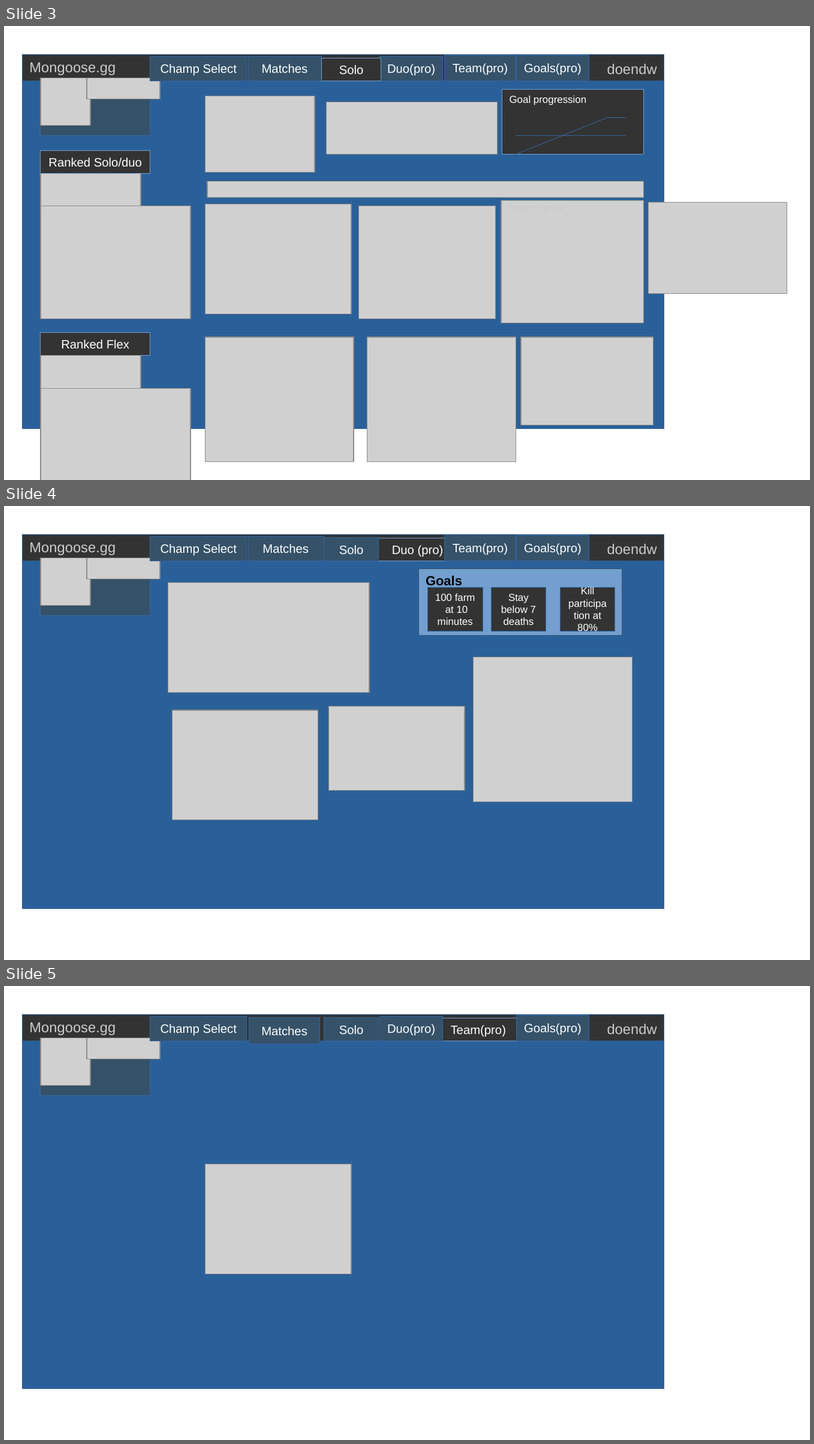
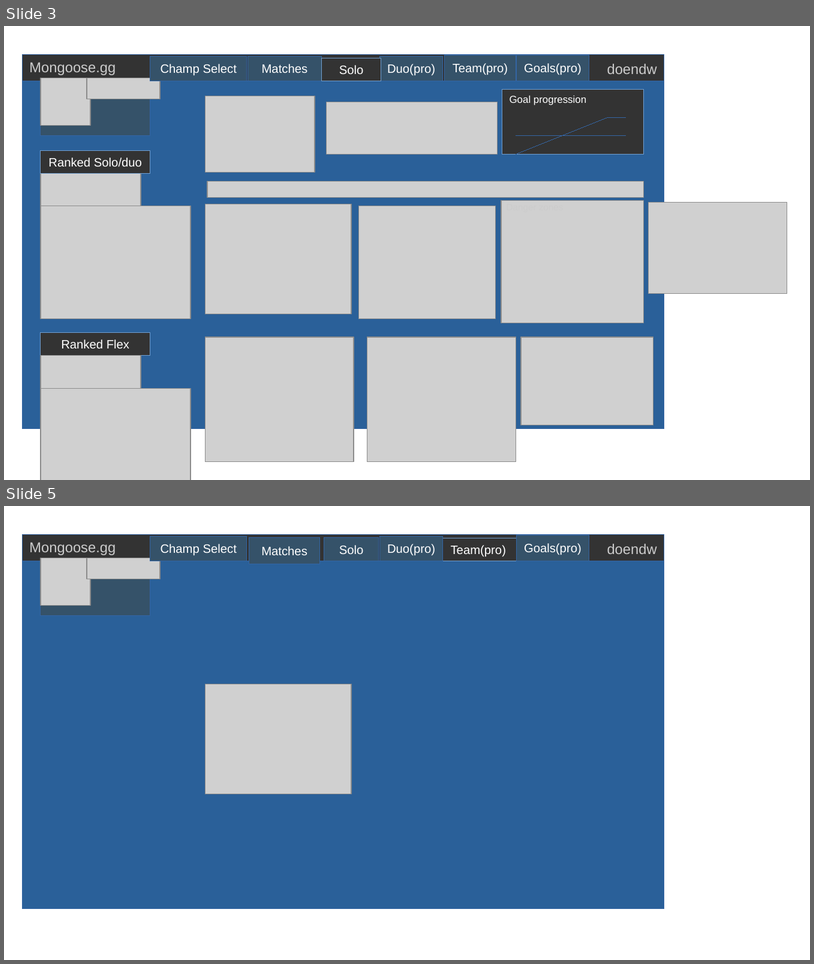
Before and after one commit to mongoose84/lolStatistics, a slide deck: docs/gui_playground.odp. Shown one above the other, each under a label of ours: slides 3, 4 and 5 before the commit, slides 3 and 5 after it; the slides between them are not shown. The pictures are 814x1444 and 814x964 pixels, drawn with LibreOffice and Linux fonts; fonts in the diff are those of the drawing; grey boxes stand for pictures. Boxes give left, top, right and bottom in pixels: in the first picture for what was removed or moved away, otherwise in the second. Text is boxed around its words. In the diff, an @@ line names an element or a change of style, - is before the commit and + after.

```diff
--- a/docs/gui_playground.odp
+++ b/docs/gui_playground.odp
@@ slide 4 removed at <box>4,506,810,960</box>, background #FFFFFF @@
@@ rectangle removed at <box>22,535,664,561</box> @@
@@ rectangle removed at <box>150,536,247,561</box> @@
-Champ Select
@@ rectangle removed at <box>248,536,324,561</box> @@
-Matches
@@ rectangle removed at <box>324,538,380,561</box> @@
-Solo
@@ rectangle removed at <box>377,538,458,561</box> @@
-Duo (pro)
@@ rectangle removed at <box>445,535,516,561</box> @@
-Team(pro)
@@ rectangle removed at <box>517,535,590,561</box> @@
-Goals(pro)
@@ text removed at <box>29,542,116,555</box> @@
-Mongoose.gg
@@ picture removed at <box>41,558,90,605</box> @@
@@ picture removed at <box>87,558,160,579</box> @@
@@ text removed at <box>608,544,657,554</box> @@
-doendw
@@ rectangle removed at <box>22,561,664,909</box> @@
@@ rectangle removed at <box>41,561,150,616</box> @@
@@ rectangle removed at <box>419,568,623,635</box> @@
-Goals
@@ picture removed at <box>168,583,369,693</box> @@
@@ rectangle removed at <box>428,587,483,631</box> @@
-100 farm at 10 minutes
@@ rectangle removed at <box>491,587,546,631</box> @@
-Stay below 7 deaths
@@ rectangle removed at <box>561,587,616,631</box> @@
-Kill participation at 80%
@@ picture removed at <box>474,657,633,802</box> @@
@@ picture removed at <box>173,710,318,820</box> @@
@@ picture removed at <box>329,706,465,790</box> @@
```
Also in this commit, not shown: 1 slide changed, 2 slides added, 1 other file.
